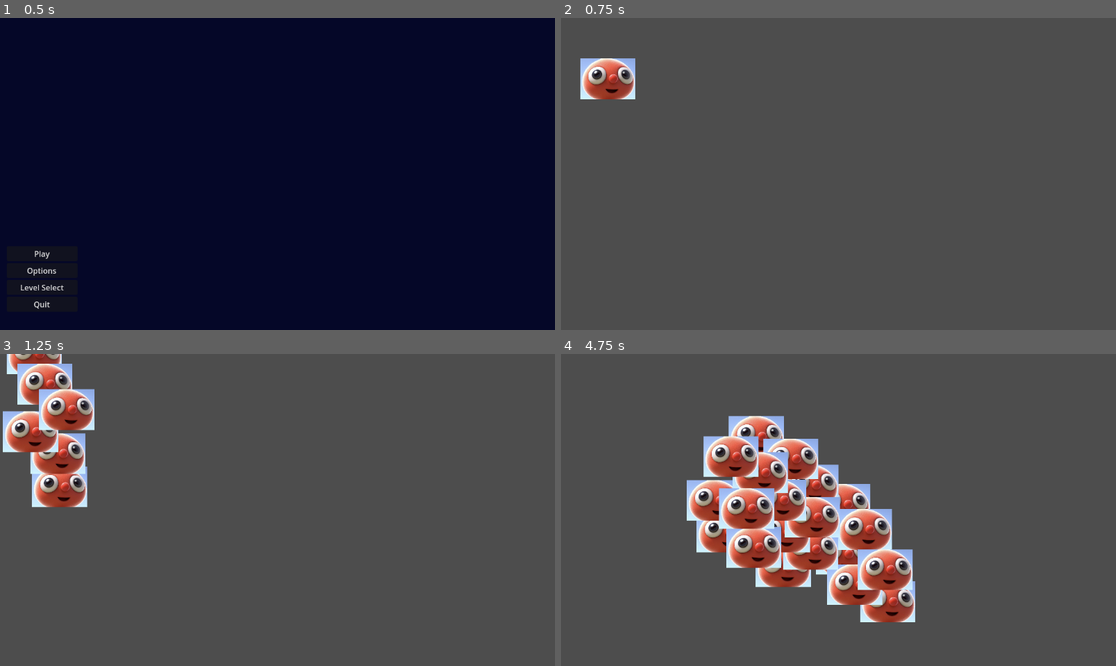
Above: before the commit, frames 1-4 (two rows, left to right).
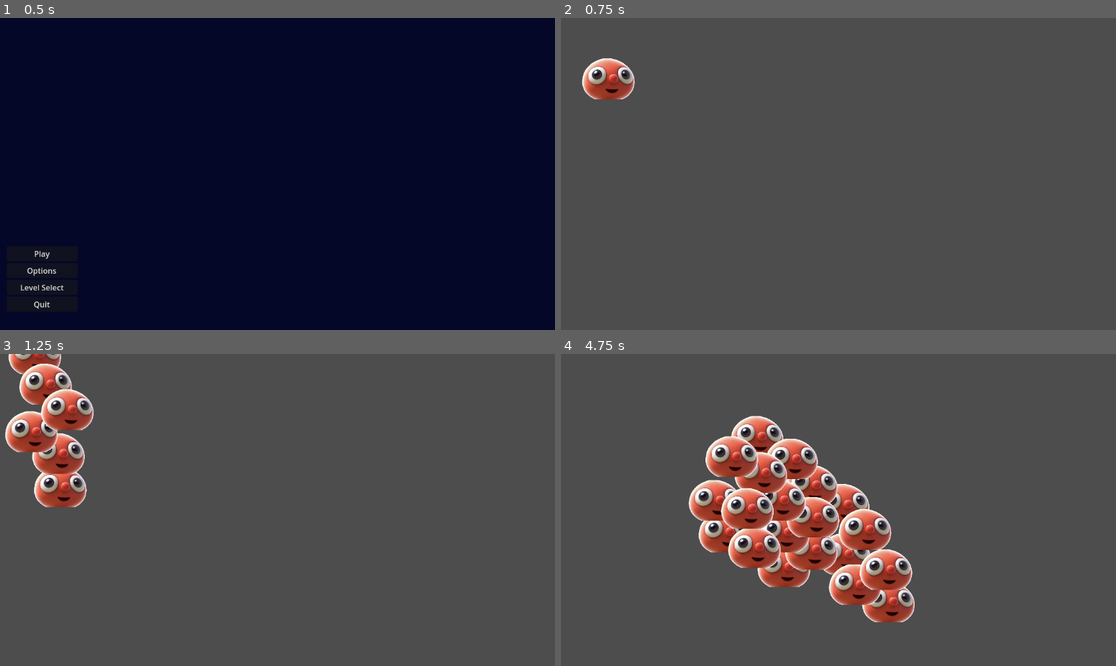
Above: after the commit, the same moments.

Repository: Joseph-Cloud/LittleGuysTheVisualExperience
Game: Godot game, scene res://Menu/Scenes/Main_menu.tscn
The game is run twice, just before and just after one commit, with the same random seed, the same clock (stepped at 60 frames per second) and the same inputs.
Inputs (mouse positions are in pixels of both pictures, inside the frame that each line leads up to):
- Up to frame 1 (0.5 s): no input
- Up to frame 2 (0.75 s): click "Play" at 0.5 s
- Up to frame 3 (1.25 s): no input
- Up to frame 4 (4.75 s): move the mouse to (960, 494) at 1.27 s; move the mouse to (727, 525) at 2.02 s; move the mouse to (894, 441) at 2.77 s; move the mouse to (810, 572) at 3.52 s; move the mouse to (1005, 556) at 4.27 s

Frame 1 is identical in both runs. In frame 2, 0.3% of the frame differs, in the area x 3-14%, y 12-27%; in frame 3, 1.3%; in frame 4, 3.5%, in the area x 22-64%, y 19-86%.

Commit message:
Added transparent lilguy sprite.

Diff:
--- a/LittleGuys/little_guy.tscn
+++ b/LittleGuys/little_guy.tscn
@@ -1,7 +1,7 @@
 [gd_scene load_steps=4 format=3 uid="uid://2ppn6avdljax"]
 
 [ext_resource type="Script" path="res://Scripts/LittleGuys/little_guy.gd" id="1_5kbmd"]
-[ext_resource type="Texture2D" uid="uid://qlbvdvjt24o5" path="res://Assets/little_guy.png" id="2_q0v5j"]
+[ext_resource type="Texture2D" uid="uid://clgcjfyafy1hm" path="res://Assets/lilguy.png" id="2_ogoun"]
 
 [sub_resource type="CircleShape2D" id="CircleShape2D_ow05s"]
 radius = 33.0
@@ -19,4 +19,4 @@
 [node name="Sprite2D" type="Sprite2D" parent="CharacterBody2D"]
 position = Vector2(-1, 0.5)
 scale = Vector2(0.25, 0.25)
-texture = ExtResource("2_q0v5j")
+texture = ExtResource("2_ogoun")
Binary file added: Assets/lilguy.png
Not shown, added: Assets/lilguy.png.import
